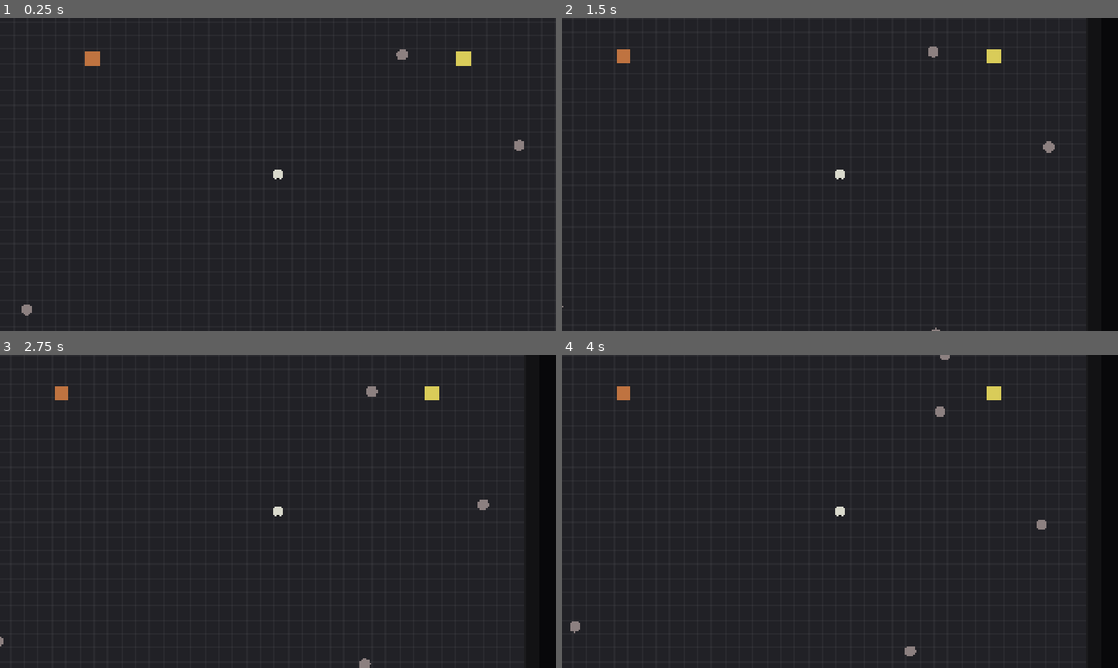
Above: before the commit, frames 1-4 (two rows, left to right).
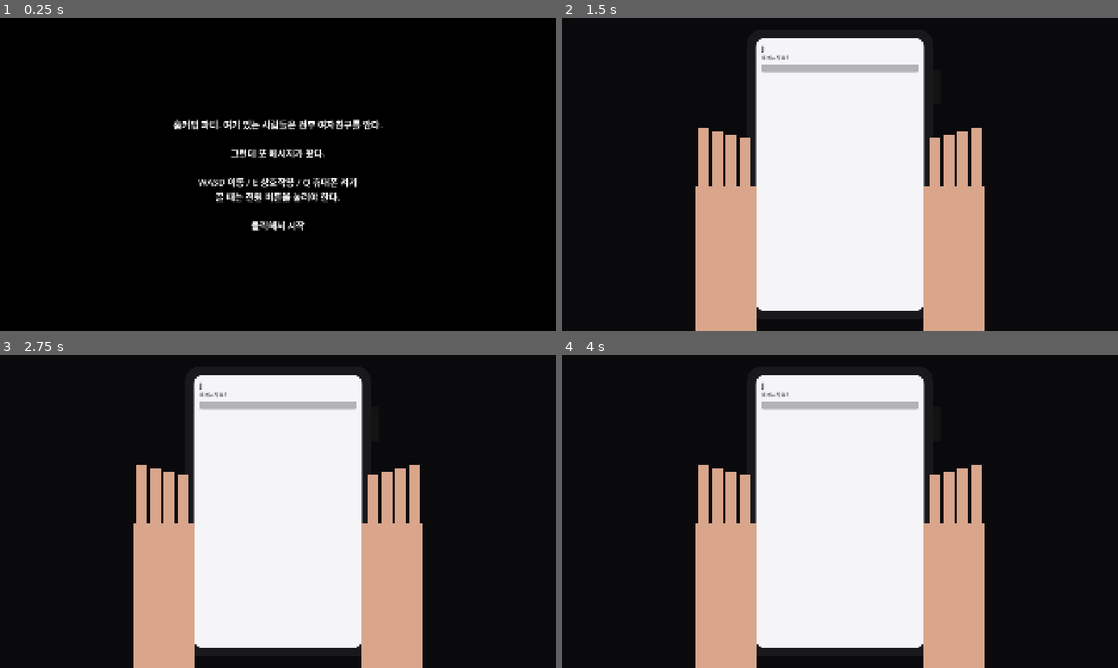
Above: after the commit, the same moments.

Repository: xyur2/DLQ
Game: Godot game, scene res://scenes/main.tscn
Two runs of this game, one before a commit and one after it. Both use one fixed random seed, a clock stepped at 60 frames per second and the inputs below.
Inputs (mouse positions are in pixels of both pictures, inside the frame that each line leads up to):
- Up to frame 1 (0.25 s): no input
- Up to frame 2 (1.5 s): tap Enter at 0.5 s; move the mouse to (962, 158) at 0.52 s; hold D (move_right) 0.53-1.28 s; hold E (interact) 0.53-1.28 s; click (962, 158) at 0.67 s; move the mouse to (728, 190) at 1.27 s; hold S (move_down) from 1.28 s (still down); tap Q (open_phone) at 1.35 s
- Up to frame 3 (2.75 s): tap R (restart) at 2 s; move the mouse to (333, 442) at 2.02 s; release S (move_down) at 2.03 s; hold D (move_right) from 2.03 s (still down); hold E (interact) from 2.03 s (still down)
- Up to frame 4 (4 s): move the mouse to (812, 574) at 2.77 s; release D (move_right) at 2.78 s; release E (interact) at 2.78 s; hold W (move_up) 2.78-3.53 s; tap Q (open_phone) at 2.85 s; click (812, 574) at 2.92 s; move the mouse to (1006, 558) at 3.52 s; hold A (move_left) from 3.53 s (still down); hold E (interact) from 3.53 s (still down)

The runs differ from the first frame. In frame 1, 100% of the frame differs, in the area x 0-100%, y 0-100%; in frame 2, 91%; in frame 3, 91%; in frame 4, 91%.

Commit message:
A·B 연결: main.gd에서 B 파트(HUD, 휴대폰, 오디오, 인트로, 종료 화면) 활성화
- "B 연결" 주석 해제, 인트로 건너뛰던 임시 begin_play 제거
- 에디터가 탭으로 바꾼 들여쓰기를 명세대로 공백 4칸으로 복구
- A 파트 스크립트의 .uid 파일 추가

Co-Authored-By: Claude Opus 5.5 <noreply@anthropic.com>

Diff:
--- a/scripts/main.gd
+++ b/scripts/main.gd
@@ -1,7 +1,5 @@
 extends Node2D
 ## 메인 씬. 월드와 UI 노드를 모두 코드로 만들고, 매 프레임 GameState.tick을 호출한다.
-## B 파트 클래스(AudioDirector, GameHud, PhoneView, IntroScreen, EndScreen)를 쓰는 줄은
-## B의 파일이 들어올 때까지 주석 처리해 둔다. 검색어: "B 연결"
 
 const HUD_LAYER: int = 10
 const PHONE_LAYER: int = 20
@@ -11,7 +9,7 @@
 
 var _world: Node2D
 var _player: PartyPlayer
-# var _audio: AudioDirector  # B 연결
+var _audio: AudioDirector
 
 
 func _ready() -> void:
@@ -21,9 +19,6 @@
     _build_world()
     _build_ui()
     _spawn_npcs()
-    # TODO(확인필요): B의 IntroScreen이 들어오면 이 두 줄을 지운다. 그 전까지는 인트로 없이 바로 시작.
-    if not GameState.intro_seen:
-        GameState.begin_play()
 
 
 func _process(delta: float) -> void:
@@ -67,24 +62,20 @@
 
 
 func _build_ui() -> void:
-    # B 연결
-    # _audio = AudioDirector.new()
-    # _audio.name = 'AudioDirector'
-    # add_child(_audio)
+    _audio = AudioDirector.new()
+    _audio.name = 'AudioDirector'
+    add_child(_audio)
 
-    # B 연결
-    # var hud_layer := _add_layer('HudLayer', HUD_LAYER)
-    # hud_layer.add_child(GameHud.new())
+    var hud_layer := _add_layer('HudLayer', HUD_LAYER)
+    hud_layer.add_child(GameHud.new())
 
-    # B 연결
-    # var phone_layer := _add_layer('PhoneLayer', PHONE_LAYER)
-    # phone_layer.add_child(PhoneView.new())
+    var phone_layer := _add_layer('PhoneLayer', PHONE_LAYER)
+    phone_layer.add_child(PhoneView.new())
 
-    # B 연결
-    # var screen_layer := _add_layer('ScreenLayer', SCREEN_LAYER)
-    # if not GameState.intro_seen:
-    #     screen_layer.add_child(IntroScreen.new())
-    # screen_layer.add_child(EndScreen.new())
+    var screen_layer := _add_layer('ScreenLayer', SCREEN_LAYER)
+    if not GameState.intro_seen:
+        screen_layer.add_child(IntroScreen.new())
+    screen_layer.add_child(EndScreen.new())
 
     var debug_layer := _add_layer('DebugLayer', DEBUG_LAYER)
     debug_layer.add_child(DebugOverlay.new())
@@ -108,7 +99,7 @@
             point = GameConfig.random_map_point()
         npc.position = point
         _world.add_child(npc)
-        # _audio.attach_npc(npc)  # B 연결
+        _audio.attach_npc(npc)
 
 
 func _nearest_npc_distance() -> float:
Not shown, added: scripts/debug_overlay.gd.uid
Not shown, added: scripts/party_map.gd.uid
Not shown, added: scripts/party_npc.gd.uid
Not shown, added: scripts/party_player.gd.uid
Not shown, added: scripts/party_prop.gd.uid
